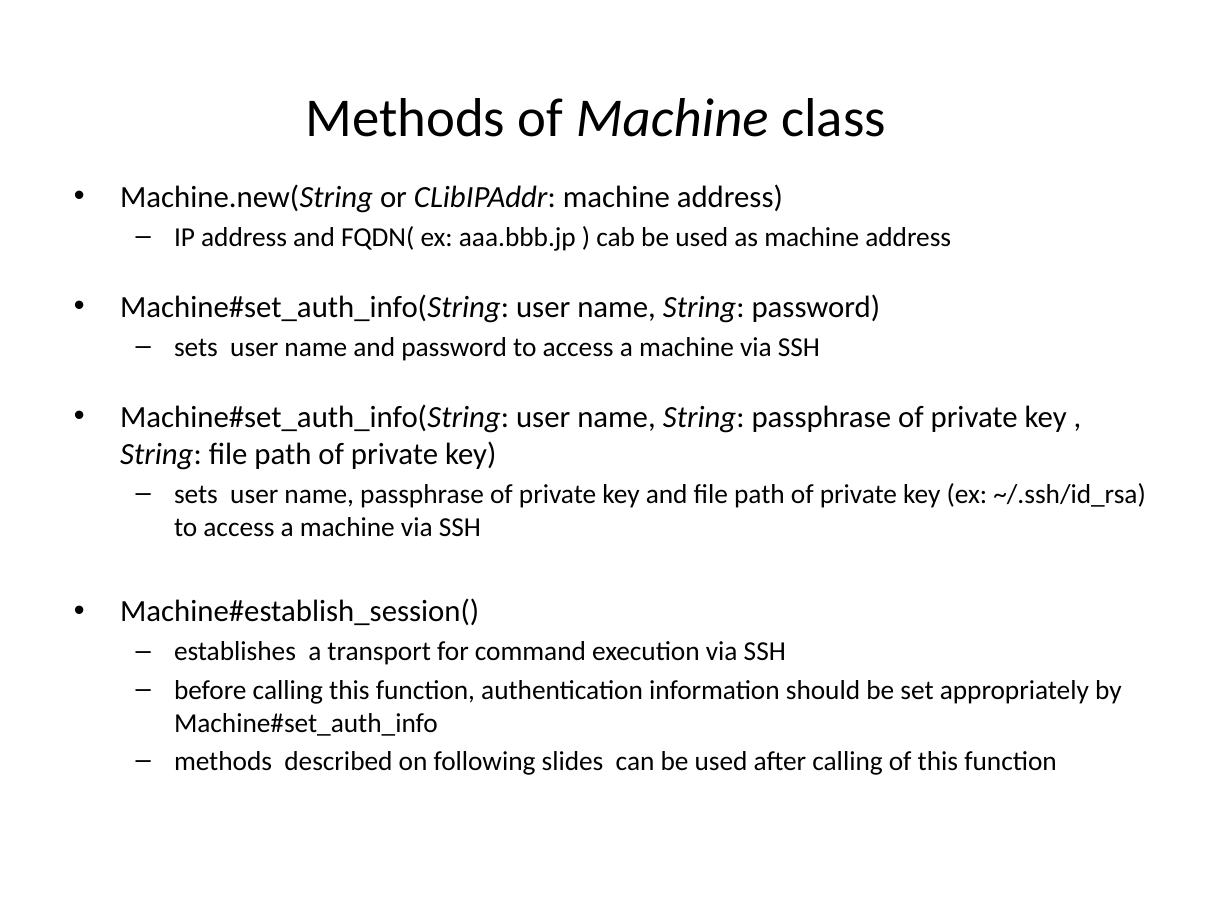
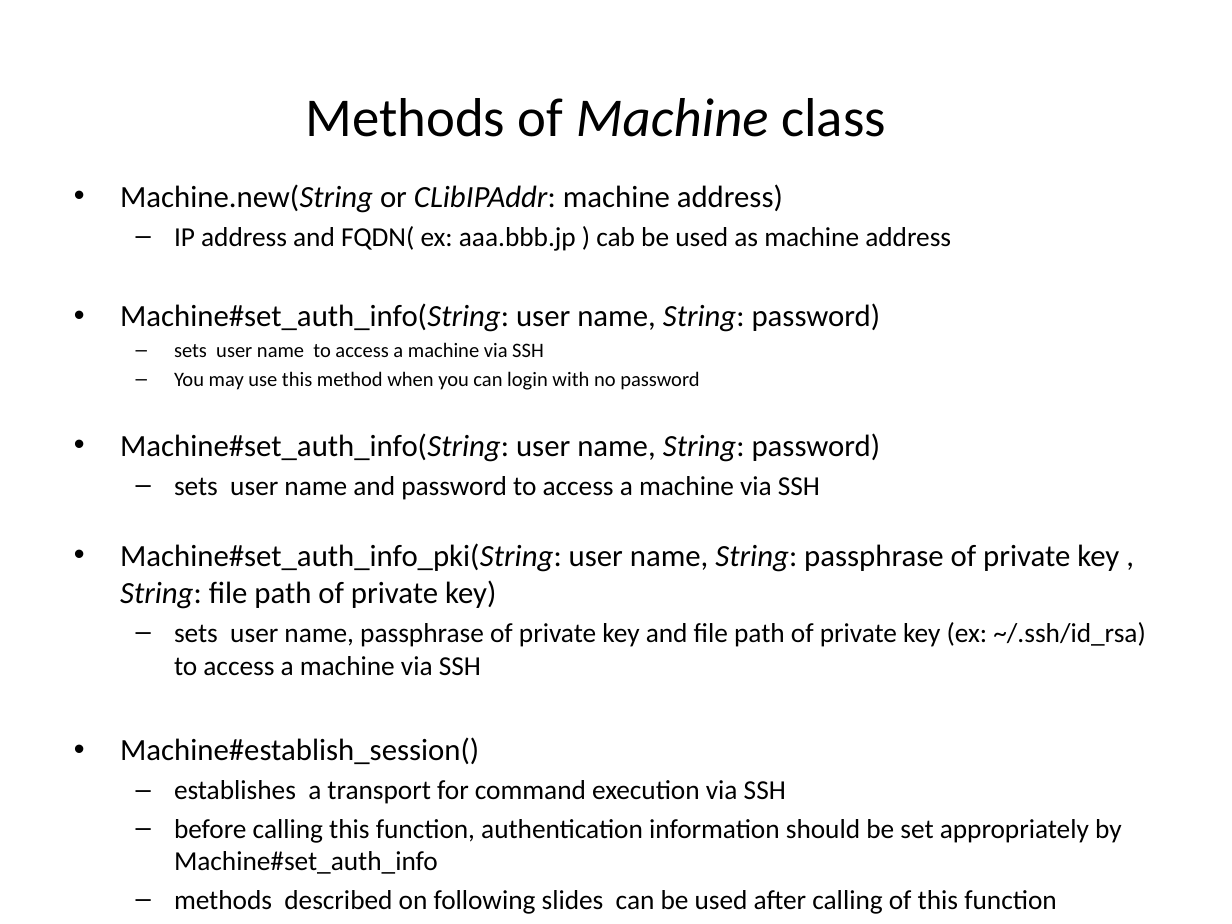
Before and after one commit to ryogrid/svengali, a slide deck: slide 1 of api_document_en.pptx. Drawn at 1232x924 pixels with LibreOffice and Linux fonts; fonts in the diff are those of the drawing. Boxes give left, top, right and bottom in pixels: in the first picture for what was removed or moved away, otherwise in the second. Text is boxed around its words. In the diff, an @@ line names an element or a change of style, - is before the commit and + after.

```diff
--- a/api_document_en.pptx
+++ b/api_document_en.pptx
@@ text at (120,342,881,462): paragraphs added @@
+  – sets user name to access a machine via SSH
+  – You may use this method when you can login with no password
+• Machine#set_auth_info(String: user name, String: password)
@@ text at (120,543,1119,609): text changed @@
-• Machine#set_auth_info(String: user name, String: passphrase of private key , String: file path of private key)
+• Machine#set_auth_info_pki(String: user name, String: passphrase of private key , String: file path of private key)
```
Also in this commit, not shown: 3 other files.
